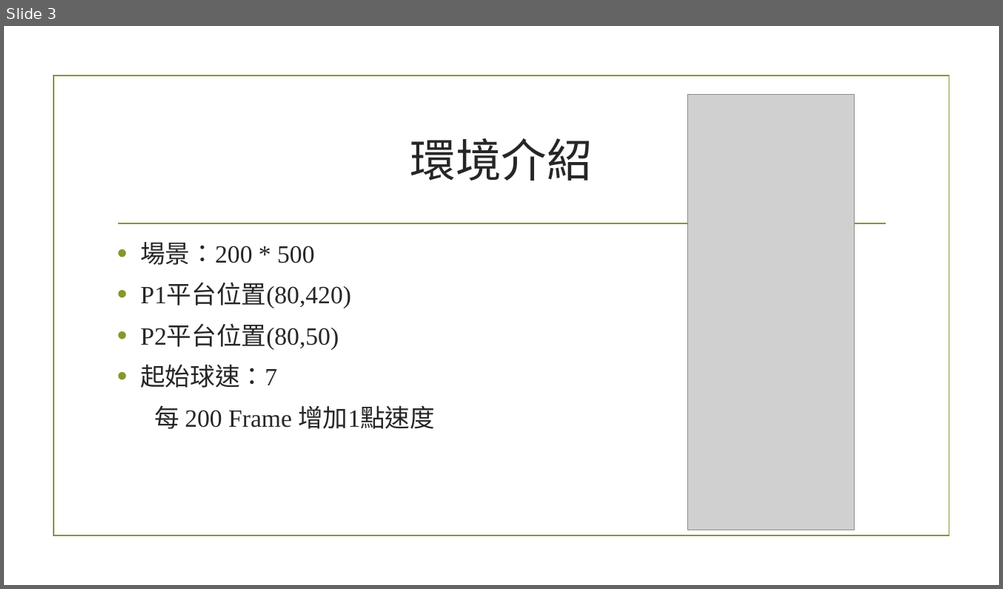
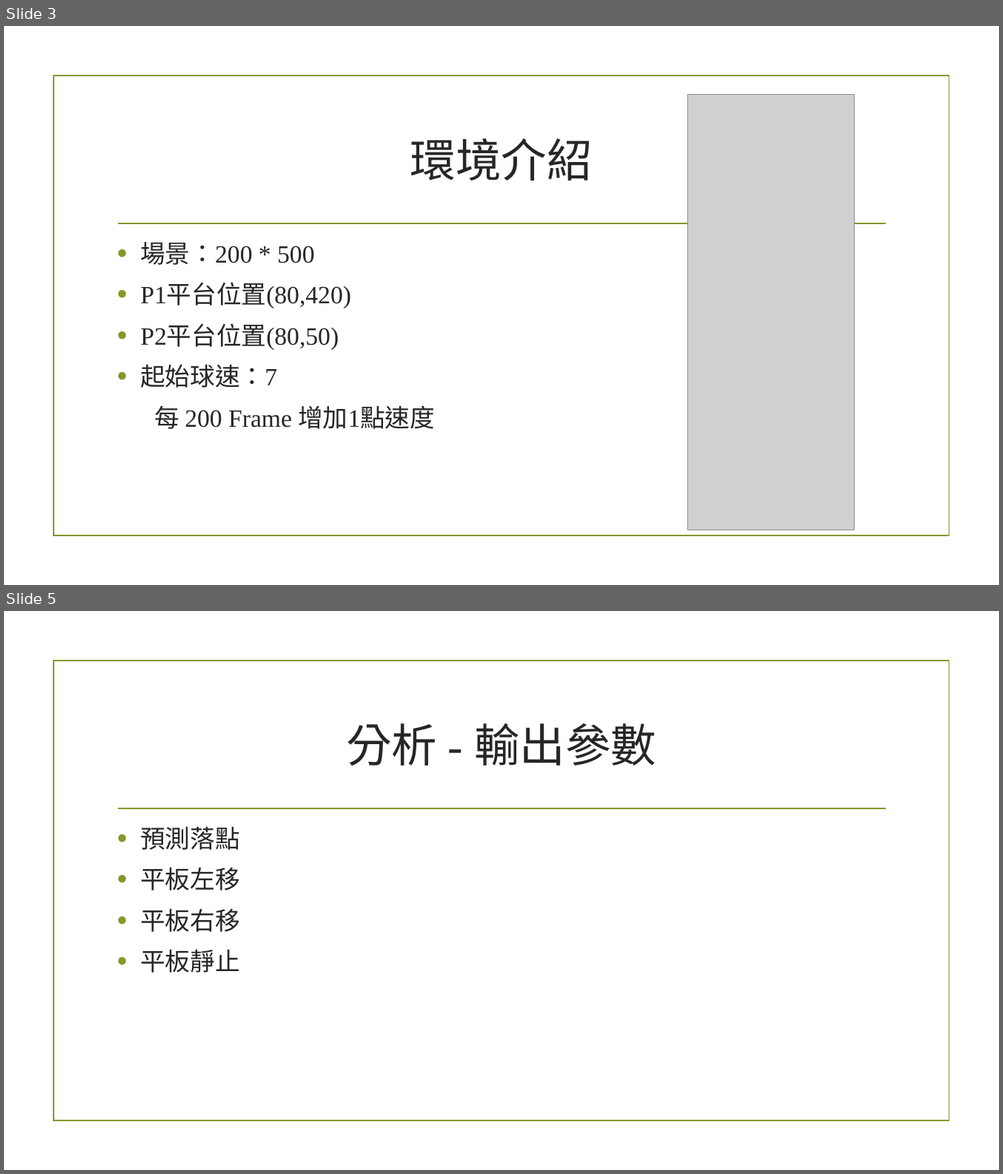
Before and after one commit to ErEcheLon/Mechine-Learning, a slide deck: Hw6/ML_PingPong.pptx. Shown one above the other, each under a label of ours: slide 3 before the commit, slides 3 and 5 after it; the slides between them are not shown. The pictures are 1003x589 and 1003x1174 pixels, drawn with LibreOffice and Linux fonts; fonts in the diff are those of the drawing; grey boxes stand for pictures; background and template pictures are left out. Boxes give left, top, right and bottom in pixels: in the first picture for what was removed or moved away, otherwise in the second. Text is boxed around its words. In the diff, an @@ line names an element or a change of style, - is before the commit and + after.

```diff
--- a/Hw6/ML_PingPong.pptx
+++ b/Hw6/ML_PingPong.pptx
@@ slide 5 added at [4, 611, 999, 1170], background picture (left out); not listed: 2 template elements that a slide beside it also shows @@
@@ title added at [346, 723, 656, 766], 44 pt, text #262626 @@
+分析 - 輸出參數
@@ text added at [140, 826, 239, 973], 24 pt, text #262626 @@
+• 預測落點
+• 平板左移
+• 平板右移
+• 平板靜止
```
Also in this commit, not shown: 1 slide changed, 3 other slides added, 1 other file.
